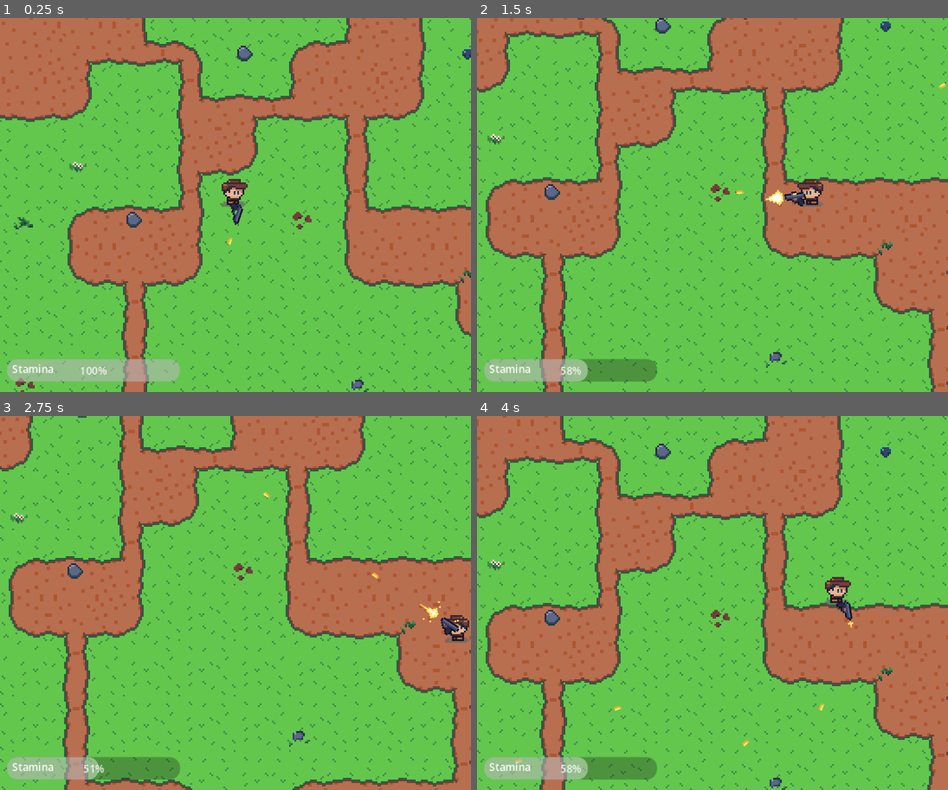
Above: before the commit, frames 1-4 (two rows, left to right).
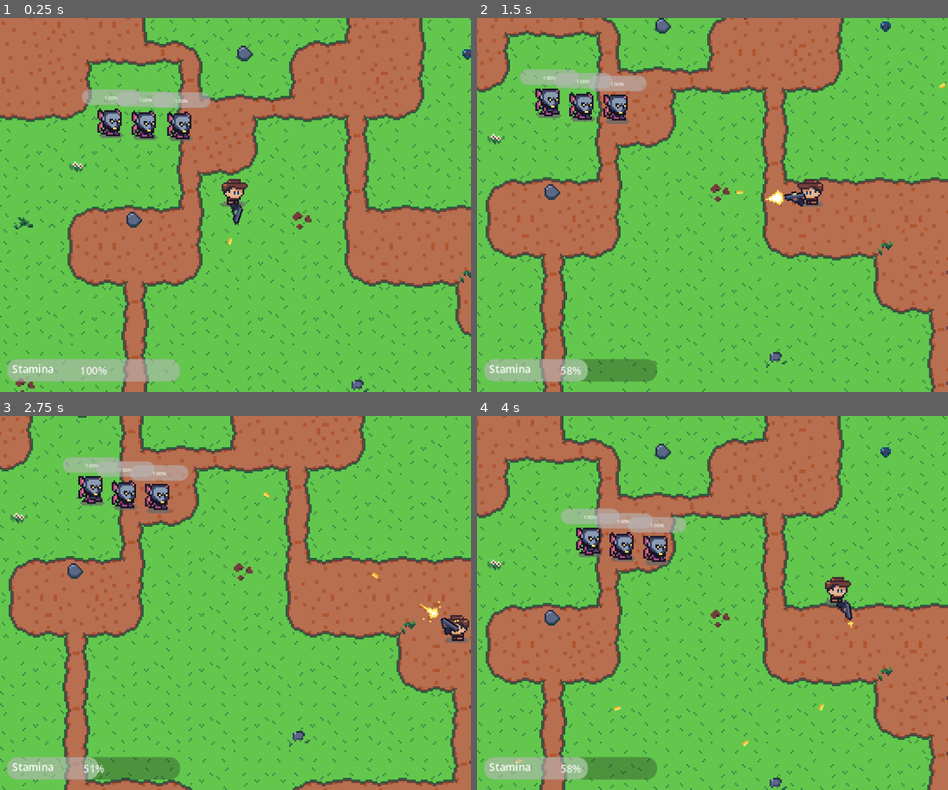
Above: after the commit, the same moments.

Repository: tfffr/swarmed
Game: Godot game, scene res://scenes/world/world.tscn
Same seed, same stepped clock (60 frames per second), same inputs: the game is played once before the commit and once after it.
Inputs (mouse positions are in pixels of both pictures, inside the frame that each line leads up to):
- Up to frame 1 (0.25 s): no input
- Up to frame 2 (1.5 s): move the mouse to (816, 186) at 0.52 s; hold D (move_right) 0.53-1.28 s; hold Shift (sprint) 0.53-1.28 s; move the mouse to (618, 223) at 1.27 s; hold S (move_down) from 1.28 s (still down); tap Shift (sprint) at 1.35 s
- Up to frame 3 (2.75 s): move the mouse to (282, 520) at 2.02 s; release S (move_down) at 2.03 s; hold D (move_right) from 2.03 s (still down); hold Shift (sprint) from 2.03 s (still down)
- Up to frame 4 (4 s): move the mouse to (688, 677) at 2.77 s; release D (move_right) at 2.78 s; release Shift (sprint) at 2.78 s; hold W (move_up) 2.78-3.53 s; tap Shift (sprint) at 2.85 s; move the mouse to (853, 659) at 3.52 s; hold A (move_left) from 3.53 s (still down); hold Shift (sprint) from 3.53 s (still down)

The runs differ from the first frame. In frame 1, 2.3% of the frame differs, in the area x 17-45%, y 19-33%; in frame 2, 2.3%; in frame 3, 2.3%; in frame 4, 2.3%, in the area x 17-45%, y 24-40%.

Commit message:
added enemy && damage label in process

Diff:
--- a/scenes/bullet/bullet.gd
+++ b/scenes/bullet/bullet.gd
@@ -2,6 +2,7 @@
 extends AnimatableBody2D
 
 @export var speed := 300.
+@export var damage := 1
 
 
 func _physics_process(delta: float) -> void:
--- a/scenes/bullet/bullet.tscn
+++ b/scenes/bullet/bullet.tscn
@@ -8,7 +8,7 @@
 
 [node name="Bullet" type="AnimatableBody2D" unique_id=1000334996]
 collision_layer = 8
-collision_mask = 4
+collision_mask = 0
 sync_to_physics = false
 script = ExtResource("1_83itf")
 
--- /dev/null
+++ b/scenes/damage_label_indicator/damage_label_indicator.gd
@@ -0,0 +1,8 @@
+class_name DamageLabelIndicator
+extends Node2D
+
+@onready var damage_label: Label = $DamageLabel
+
+
+func set_damage(amount: int) -> void:
+	damage_label.text = str(amount)
--- /dev/null
+++ b/scenes/damage_label_indicator/damage_label_indicator.tscn
@@ -0,0 +1,77 @@
+[gd_scene format=3 uid="uid://bgf8syuf76rhr"]
+
+[ext_resource type="Script" uid="uid://do11r1h2gm444" path="res://scenes/damage_label_indicator/damage_label_indicator.gd" id="1_1o7wf"]
+[ext_resource type="FontFile" uid="uid://di8cfisxjfcj7" path="res://assets/fonts/my 3x5 tiny mono pixel font.ttf" id="1_adrt3"]
+
+[sub_resource type="GDScript" id="GDScript_w8qkr"]
+
+[sub_resource type="Animation" id="Animation_w8qkr"]
+length = 0.001
+tracks/0/type = "value"
+tracks/0/imported = false
+tracks/0/enabled = true
+tracks/0/path = NodePath("DamageLabel:position")
+tracks/0/interp = 1
+tracks/0/loop_wrap = true
+tracks/0/keys = {
+"times": PackedFloat32Array(0),
+"transitions": PackedFloat32Array(1),
+"update": 0,
+"values": [Vector2(-8, -6)]
+}
+
+[sub_resource type="Animation" id="Animation_h0b02"]
+resource_name = "appear"
+length = 0.5
+step = 0.1
+tracks/0/type = "value"
+tracks/0/imported = false
+tracks/0/enabled = true
+tracks/0/path = NodePath("DamageLabel:position")
+tracks/0/interp = 2
+tracks/0/loop_wrap = true
+tracks/0/keys = {
+"times": PackedFloat32Array(0, 0.3, 0.4),
+"transitions": PackedFloat32Array(1, 1, 1),
+"update": 0,
+"values": [Vector2(-8, -6), Vector2(-8, -12), Vector2(-8, -11)]
+}
+tracks/1/type = "method"
+tracks/1/imported = false
+tracks/1/enabled = true
+tracks/1/path = NodePath(".")
+tracks/1/interp = 1
+tracks/1/loop_wrap = true
+tracks/1/keys = {
+"times": PackedFloat32Array(0.5),
+"transitions": PackedFloat32Array(1),
+"values": [{
+"args": [],
+"method": &"queue_free"
+}]
+}
+
+[sub_resource type="AnimationLibrary" id="AnimationLibrary_s4qlf"]
+_data = {
+&"RESET": SubResource("Animation_w8qkr"),
+&"appear": SubResource("Animation_h0b02")
+}
+
+[node name="DamageLabelIndicator" type="Node2D" unique_id=737234040]
+script = ExtResource("1_1o7wf")
+
+[node name="DamageLabel" type="Label" parent="." unique_id=394552707]
+z_index = 1
+offset_left = -8.0
+offset_top = -6.0
+offset_right = 8.0
+theme_override_fonts/font = ExtResource("1_adrt3")
+theme_override_font_sizes/font_size = 6
+text = "10"
+horizontal_alignment = 1
+vertical_alignment = 1
+script = SubResource("GDScript_w8qkr")
+
+[node name="AnimationPlayer" type="AnimationPlayer" parent="." unique_id=1203059424]
+libraries/ = SubResource("AnimationLibrary_s4qlf")
+autoplay = &"appear"
--- /dev/null
+++ b/scenes/enemy/enemy.gd
@@ -0,0 +1,67 @@
+class_name Enemy
+extends CharacterBody2D
+
+enum EnemyState {Walking, Hurting, Dying}
+
+@export var player: Player = null
+@export var speed: float = 10.
+@export var max_health: int = 15
+
+@onready var timer: Timer = $Timer
+@onready var animation_player: AnimationPlayer = $AnimationPlayer
+@onready var enemy_sprite: Sprite2D = $EnemySprite
+@onready var progress_bar: ProgressBar = $ProgressBar
+@onready var current_health := max_health
+
+var current_state := EnemyState.Walking
+
+
+func _ready() -> void:
+	timer.start(randf_range(0., 0.6))
+	progress_bar.max_value = max_health
+	progress_bar.value = current_health
+
+
+func _physics_process(_delta: float) -> void:
+	if player == null:
+		print("No player assigned to enemy!")
+		return
+	if current_state != EnemyState.Walking:
+		velocity = Vector2.ZERO
+	else:
+		var direction := position.direction_to(player.position)
+		enemy_sprite.flip_h = direction.x < 0.
+		velocity = direction * speed
+	move_and_slide()
+
+
+func _on_timer_timeout() -> void:
+	_walk()
+
+
+func _walk() -> void:
+	current_state = EnemyState.Walking
+	animation_player.play("walk")
+
+
+func _on_bullet_detection_area_body_entered(body: Node2D) -> void:
+	if !body is Bullet:
+		return
+	var bullet: Bullet = body
+	_hurt(bullet.damage)
+	_die()
+	bullet.queue_free()
+
+
+func _hurt(damage: int) -> void:
+	current_state = EnemyState.Hurting
+	current_health = clamp(current_health - damage, 0, max_health)
+	progress_bar.value = current_health
+	animation_player.play("hurt")
+
+
+func _die() -> void:
+	if current_health == 0:
+		current_state = EnemyState.Dying
+		animation_player.stop()
+		queue_free()
--- /dev/null
+++ b/scenes/enemy/enemy.tscn
@@ -0,0 +1,126 @@
+[gd_scene format=3 uid="uid://dl7nv6iulnkd8"]
+
+[ext_resource type="Script" uid="uid://c1nc6hqxn1mxj" path="res://scenes/enemy/enemy.gd" id="1_40wdo"]
+[ext_resource type="Texture2D" uid="uid://c4bff3qak6sv1" path="res://assets/textures/characters/shadow.png" id="1_a3pup"]
+[ext_resource type="Texture2D" uid="uid://w6y8ptgs16lv" path="res://assets/textures/characters/gargoyle.png" id="3_40wdo"]
+
+[sub_resource type="CircleShape2D" id="CircleShape2D_g4v7s"]
+radius = 5.0
+
+[sub_resource type="Animation" id="Animation_tjssy"]
+length = 0.001
+tracks/0/type = "value"
+tracks/0/imported = false
+tracks/0/enabled = true
+tracks/0/path = NodePath("EnemySprite:frame")
+tracks/0/interp = 1
+tracks/0/loop_wrap = true
+tracks/0/keys = {
+"times": PackedFloat32Array(0),
+"transitions": PackedFloat32Array(1),
+"update": 1,
+"values": [0]
+}
+
+[sub_resource type="Animation" id="Animation_gl05p"]
+resource_name = "hurt"
+length = 0.2
+step = 0.1
+tracks/0/type = "value"
+tracks/0/imported = false
+tracks/0/enabled = true
+tracks/0/path = NodePath("EnemySprite:frame")
+tracks/0/interp = 1
+tracks/0/loop_wrap = true
+tracks/0/keys = {
+"times": PackedFloat32Array(0, 0.1),
+"transitions": PackedFloat32Array(1, 1),
+"update": 1,
+"values": [3, 0]
+}
+tracks/1/type = "method"
+tracks/1/imported = false
+tracks/1/enabled = true
+tracks/1/path = NodePath(".")
+tracks/1/interp = 1
+tracks/1/loop_wrap = true
+tracks/1/keys = {
+"times": PackedFloat32Array(0.2),
+"transitions": PackedFloat32Array(1),
+"values": [{
+"args": [],
+"method": &"_walk"
+}]
+}
+
+[sub_resource type="Animation" id="Animation_cwlon"]
+resource_name = "walk"
+length = 0.6
+loop_mode = 1
+step = 0.2
+tracks/0/type = "value"
+tracks/0/imported = false
+tracks/0/enabled = true
+tracks/0/path = NodePath("EnemySprite:frame")
+tracks/0/interp = 1
+tracks/0/loop_wrap = true
+tracks/0/keys = {
+"times": PackedFloat32Array(0, 0.2, 0.4),
+"transitions": PackedFloat32Array(1, 1, 1),
+"update": 1,
+"values": [0, 1, 2]
+}
+
+[sub_resource type="AnimationLibrary" id="AnimationLibrary_nbhyu"]
+_data = {
+&"RESET": SubResource("Animation_tjssy"),
+&"hurt": SubResource("Animation_gl05p"),
+&"walk": SubResource("Animation_cwlon")
+}
+
+[sub_resource type="CapsuleShape2D" id="CapsuleShape2D_g4v7s"]
+radius = 7.0
+height = 16.0
+
+[node name="Enemy" type="CharacterBody2D" unique_id=1470145391]
+collision_layer = 4
+collision_mask = 5
+script = ExtResource("1_40wdo")
+
+[node name="ShadowSprite" type="Sprite2D" parent="." unique_id=1862666378]
+texture = ExtResource("1_a3pup")
+centered = false
+offset = Vector2(-7, -2)
+
+[node name="EnemySprite" type="Sprite2D" parent="." unique_id=27020256]
+texture = ExtResource("3_40wdo")
+centered = false
+offset = Vector2(-8, -16)
+hframes = 4
+
+[node name="EnemyCollision" type="CollisionShape2D" parent="." unique_id=630496068]
+shape = SubResource("CircleShape2D_g4v7s")
+
+[node name="AnimationPlayer" type="AnimationPlayer" parent="." unique_id=1472077948]
+libraries/ = SubResource("AnimationLibrary_nbhyu")
+
+[node name="Timer" type="Timer" parent="." unique_id=661727616]
+one_shot = true
+
+[node name="BulletDetectionArea" type="Area2D" parent="." unique_id=990304300]
+collision_layer = 0
+collision_mask = 8
+
+[node name="CollisionShape2D" type="CollisionShape2D" parent="BulletDetectionArea" unique_id=14759629]
+position = Vector2(0, -8)
+shape = SubResource("CapsuleShape2D_g4v7s")
+
+[node name="ProgressBar" type="ProgressBar" parent="." unique_id=1519061881]
+offset_left = -17.0
+offset_top = -27.0
+offset_right = 17.0
+offset_bottom = -18.0
+theme_override_font_sizes/font_size = 3
+
+[connection signal="timeout" from="Timer" to="." method="_on_timer_timeout"]
+[connection signal="body_entered" from="BulletDetectionArea" to="." method="_on_bullet_detection_area_body_entered"]
--- a/scenes/player/player.gd
+++ b/scenes/player/player.gd
@@ -6,12 +6,15 @@
 signal shot(
 	bullet_global_position: Vector2,
 	bullet_global_rotation: float,
+	bullet_damage: int,
 )
 
 @export var normal_speed := 60
 @export var max_speed := 120
 @export var max_stamina := 100.
 @export var fire_rate := 3.
+@export var min_damage := 1
+@export var max_damage := 3
 
 @onready var sprite_body: Sprite2D = $SpriteBody
 @onready var sprite_shadow: Sprite2D = $SpriteShadow
@@ -99,10 +102,16 @@
 func _shoot() -> void:
 	current_state = PlayerState.Shooting
 	weapon.animation_player.play("shoot")
+	var damage := randi_range(min_damage, max_damage)
 	shot.emit(
 		bullet_spawn_location.global_position,
-		bullet_spawn_location.global_rotation
+		bullet_spawn_location.global_rotation,
+		damage
 	)
+
+
+func _on_shot_timer_timeout() -> void:
+	_shoot()
 
 
 func _choose_flip() -> void:
@@ -126,7 +135,3 @@
 	weapon.position.x = 4.
 	sprite_shadow.position.x = 0.
 	collision_shape_2d.position.x = -1.
-
-
-func _on_shot_timer_timeout() -> void:
-	_shoot()
--- a/scenes/world/world.gd
+++ b/scenes/world/world.gd
@@ -2,6 +2,7 @@
 extends Node2D
 
 const BULLET_BLUEPRINT := preload("res://scenes/bullet/bullet.tscn")
+const DAMAGE_LABEL_INDICATOR_BLUEPRINT := preload("res://scenes/damage_label_indicator/damage_label_indicator.tscn")
 
 @onready var player: Player = $Player
 @onready var stamina_bar: Control = $CanvasLayer/UI/ProgressBar
@@ -12,9 +13,14 @@
 
 
 func _on_player_shot(
-	bullet_global_position: Vector2, bullet_global_rotation: float
+	bullet_global_position: Vector2, bullet_global_rotation: float, bullet_damage: int
 ) -> void:
 	var bullet: Bullet = BULLET_BLUEPRINT.instantiate()
 	add_child(bullet)
 	bullet.global_position = bullet_global_position
 	bullet.global_rotation = bullet_global_rotation
+	bullet.damage = bullet_damage
+	var damage_label_indicator: DamageLabelIndicator = DAMAGE_LABEL_INDICATOR_BLUEPRINT.instantiate()
+	add_child(damage_label_indicator)
+	damage_label_indicator.set_damage(bullet_damage)
+	# TODO: set damage_label_indicator above enemy
--- a/scenes/world/world.tscn
+++ b/scenes/world/world.tscn
@@ -4,6 +4,7 @@
 [ext_resource type="Texture2D" uid="uid://r8c1mr31dunb" path="res://assets/textures/backgrounds/map-background.png" id="1_dphjl"]
 [ext_resource type="PackedScene" uid="uid://c6wadhpdu25p3" path="res://scenes/player/player.tscn" id="2_sl2e5"]
 [ext_resource type="PackedScene" uid="uid://cm44fr4v3gt3l" path="res://scenes/ui/ui.tscn" id="4_6m72w"]
+[ext_resource type="PackedScene" uid="uid://dl7nv6iulnkd8" path="res://scenes/enemy/enemy.tscn" id="5_v5dby"]
 
 [sub_resource type="RectangleShape2D" id="RectangleShape2D_g4v7s"]
 size = Vector2(10, 270)
@@ -12,6 +13,7 @@
 size = Vector2(360, 10)
 
 [node name="World" type="Node2D" unique_id=855640128]
+y_sort_enabled = true
 script = ExtResource("1_1fp7r")
 
 [node name="Background" type="Sprite2D" parent="." unique_id=1433629534]
@@ -69,4 +71,16 @@
 
 [node name="UI" parent="CanvasLayer" unique_id=187529859 instance=ExtResource("4_6m72w")]
 
+[node name="Enemy" parent="." unique_id=1470145391 node_paths=PackedStringArray("player") instance=ExtResource("5_v5dby")]
+position = Vector2(96, 94)
+player = NodePath("../Player")
+
+[node name="Enemy2" parent="." unique_id=907875513 node_paths=PackedStringArray("player") instance=ExtResource("5_v5dby")]
+position = Vector2(116, 95)
+player = NodePath("../Player")
+
+[node name="Enemy3" parent="." unique_id=136218584 node_paths=PackedStringArray("player") instance=ExtResource("5_v5dby")]
+position = Vector2(137, 95)
+player = NodePath("../Player")
+
 [connection signal="shot" from="Player" to="." method="_on_player_shot"]
Not shown, added: scenes/damage_label_indicator/damage_label_indicator.gd.uid
Not shown, added: scenes/enemy/enemy.gd.uid
Not shown, added: scenes/enemy/enemy.tscn665837274.tmp
Not shown, added: scenes/enemy/enemy.tscn671051238.tmp
